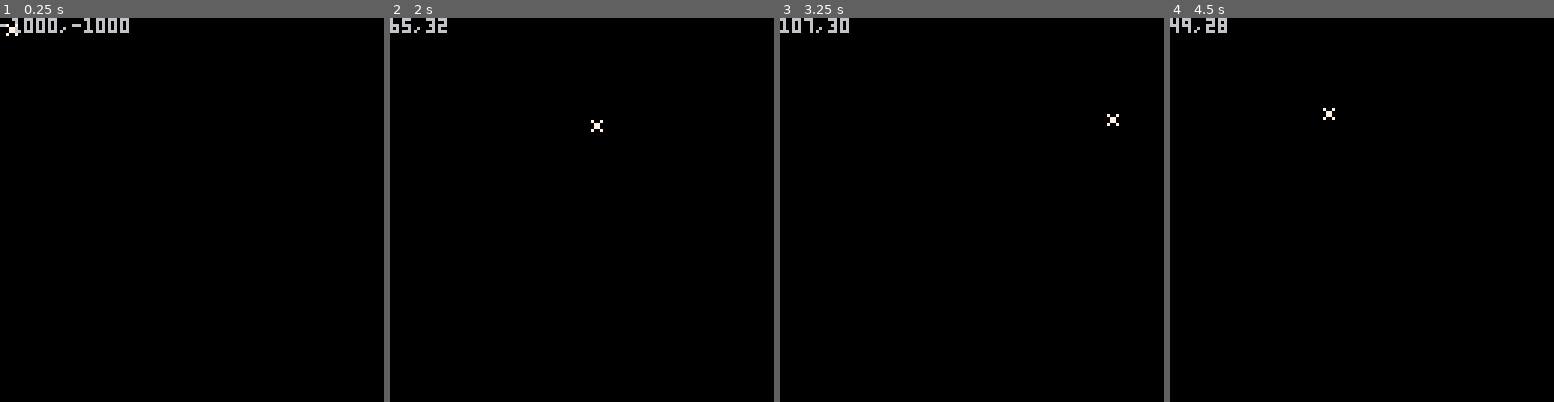
Above: before the commit, frames 1-4 (left to right).
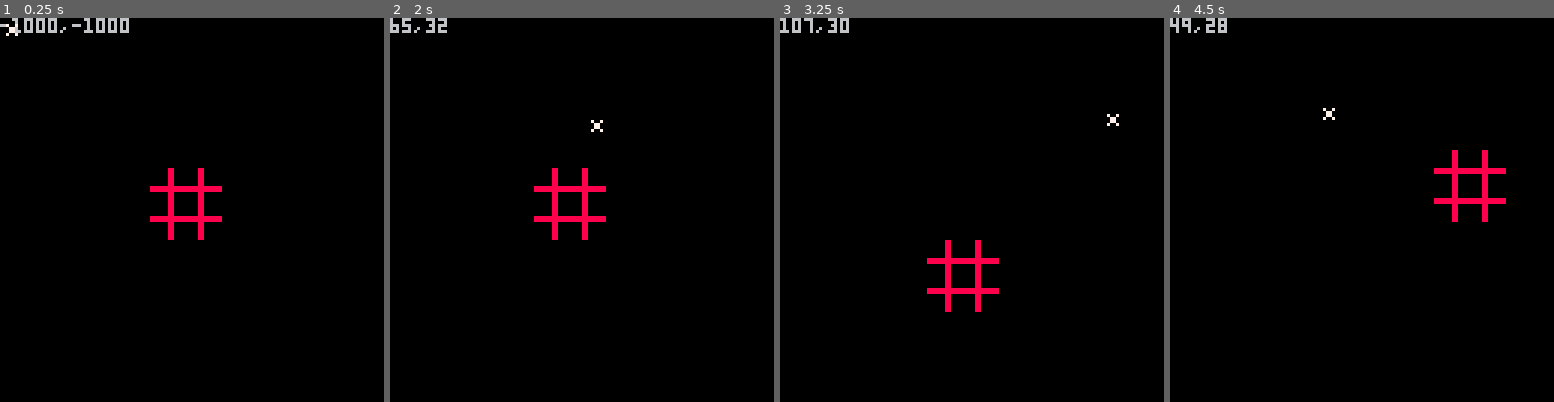
Above: after the commit, the same moments.

Repository: llopez020/Lightning-Game
Game: PICO-8 cartridge mouse.p8
Two runs of this game, one before a commit and one after it. Both use one fixed random seed, a clock stepped at 60 frames per second and the inputs below.
Inputs (mouse positions are in pixels of both pictures, inside the frame that each line leads up to):
- Up to frame 1 (0.25 s): no input
- Up to frame 2 (2 s): click (459, 121) at 0.67 s; click (520, 267) at 1.22 s; click (585, 114) at 1.77 s; hold Left from 1.97 s (still down)
- Up to frame 3 (3.25 s): click (1037, 259) at 2.32 s; release Left at 2.37 s; hold Down 2.42-2.82 s; click (1102, 106) at 2.87 s; hold Right from 2.87 s (still down)
- Up to frame 4 (4.5 s): click (1254, 256) at 3.42 s; release Right at 3.53 s; hold Up 3.58-4.08 s; click (1315, 102) at 3.97 s; hold Right from 4.13 s (still down)

The runs differ from the first frame. In frame 1, 1.1% of the frame differs, in the area x 39-58%, y 39-58%; in frame 2, 1.1%; in frame 3, 1.1%; in frame 4, 1.1%.

Commit message:
Update mouse.p8
added the board and arrow key movement.

Diff:
--- a/mouse.p8
+++ b/mouse.p8
@@ -1,10 +1,12 @@
 pico-8 cartridge // http://www.pico-8.com
-version 38
+version 36
 __lua__
 function _init()
   poke(0x5f2d,1)
   x=-1000
   y=-1000
+  board_x=50
+  board_y=50
 end
 
 function _update60()
@@ -12,10 +14,24 @@
 
 function _draw()
 cls()
+_move_board()
+_draw_board()
+
 print(x..","..y)
 spr(0,stat(32),stat(33))
 spr(0,x,y)
 if (stat(34)==1) then x=stat(32) y=stat(33) end
+end
+
+function _draw_board()
+  spr(1,board_x,board_y,3,3)
+end
+
+function _move_board()
+  if btn(0) then board_x -= 1 end
+  if btn(1) then board_x += 1 end
+  if btn(2) then board_y -= 1 end
+  if btn(3) then board_y += 1 end
 end
 
 
Not shown, changed: 24 lines of the sprite sheet (__gfx__) section of mouse.p8
